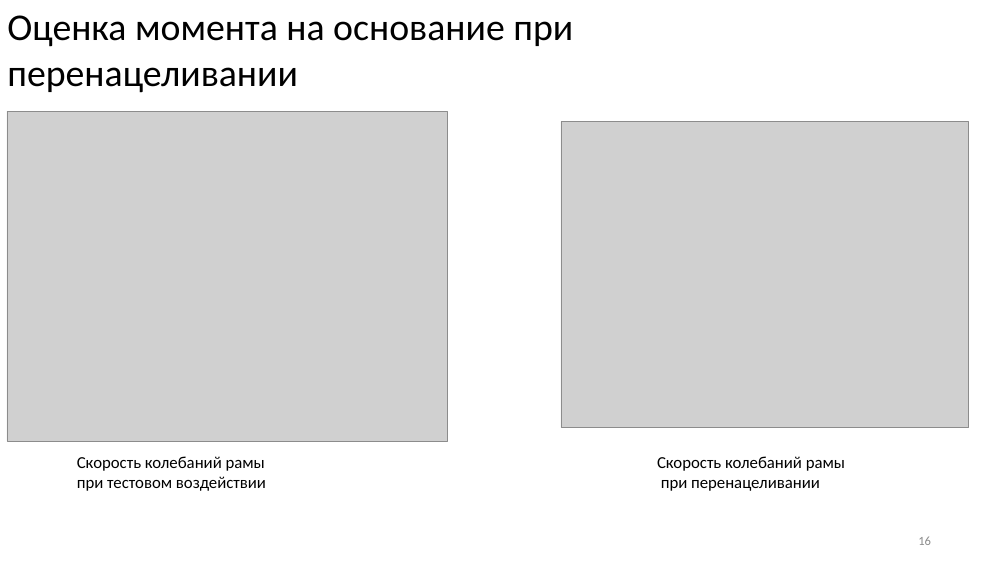
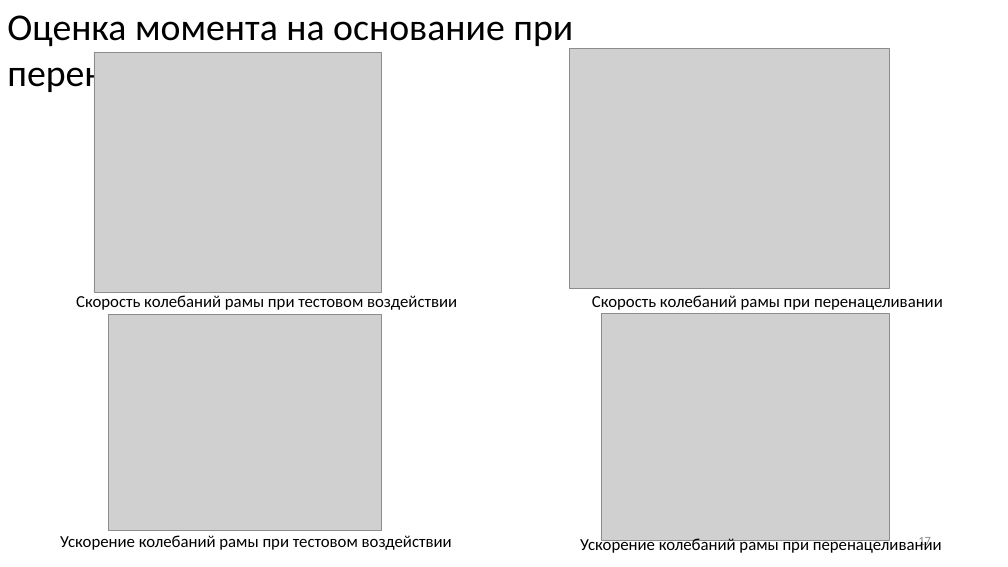
Before and after one commit to iliyars/reactive-moment-phd, a slide deck: slide 17 of Ppt/Белан ВКР.ppt (slide 16 before the commit). Drawn at 1008x567 pixels with LibreOffice and Linux fonts; fonts in the diff are those of the drawing; grey boxes stand for pictures. Boxes give left, top, right and bottom in pixels: in the first picture for what was removed or moved away, otherwise in the second. Text is boxed around its words. In the diff, an @@ line names an element or a change of style, - is before the commit and + after.

```diff
--- a/Ppt/Белан ВКР.ppt
+++ b/Ppt/Белан ВКР.ppt
@@ picture resized from (x1=7, y1=111, x2=447, y2=442) to (x1=94, y1=53, x2=382, y2=292) @@
@@ picture resized from (x1=561, y1=122, x2=969, y2=428) to (x1=570, y1=49, x2=890, y2=289) @@
@@ text at (x1=76, y1=295, x2=457, y2=310): text changed @@
-Скорость колебаний рамы
-при тестовом воздействии
+Скорость колебаний рамы при тестовом воздействии
@@ text at (x1=592, y1=295, x2=943, y2=310): text changed @@
-Скорость колебаний рамы
-при перенацеливании
+Скорость колебаний рамы при перенацеливании
@@ picture added at (x1=108, y1=315, x2=382, y2=530) @@
@@ picture added at (x1=601, y1=314, x2=889, y2=541) @@
@@ text added at (x1=60, y1=535, x2=452, y2=550), 16 pt, text #000000 @@
+Ускорение колебаний рамы при тестовом воздействии
@@ text added at (x1=580, y1=537, x2=942, y2=553), 16 pt, text #000000 @@
+Ускорение колебаний рамы при перенацеливании
@@ page number at (x1=918, y1=537, x2=931, y2=549): text changed @@
-16
+17
```
Also in this commit, not shown: 5 other slides changed, 5 slides added, 2 slides removed, 56 other files.
